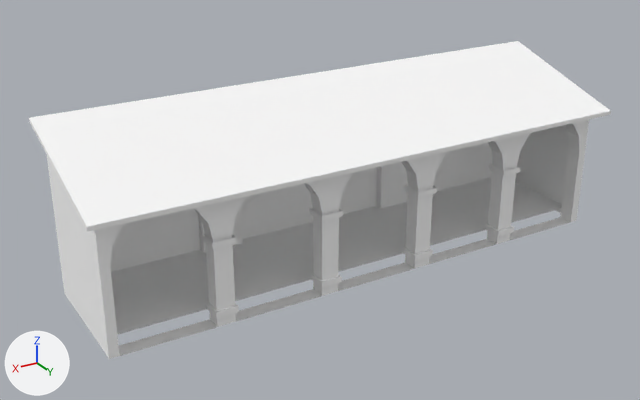
The glTF model games/yorimichi/assets/belmonte/meshes/SM_BM_BH_Chiostro.glb: old version first, new version second.
Before and after are seen from a 50 mm camera at (12.3, 19.27, 11.19) aimed at (0.77, 0.07, 1.59). Arrows for +X, +Y and +Z are at lower left; the lights stay in place. The first picture is the older version. Vertices at exactly the same position are counted once.

The scene before the commit, as lines of its bpy script (objects in view):
```python
me_sm_bh_chiostro = bpy.data.meshes.new('SM_BH_Chiostro')
me_sm_bh_chiostro.from_pydata(...)  # 438 vertices, 592 faces; spans x -7.8..7.8, y -1.8..2.3, z -0.3..4.6
# faces by material slot: [160, 264, 102, 2, 16, 28, 20]
me_sm_bh_chiostro.materials.append(mat_bm_000_m_stone_049)
me_sm_bh_chiostro.materials.append(mat_bm_001_m_ashlar_049)
me_sm_bh_chiostro.materials.append(mat_bm_002_m_plaster_028)
me_sm_bh_chiostro.materials.append(mat_bm_003_m_roof_028)
me_sm_bh_chiostro.materials.append(mat_bm_004_m_wood_028)
me_sm_bh_chiostro.materials.append(mat_bm_005_m_flag_002)
me_sm_bh_chiostro.materials.append(mat_bm_006_m_iron_021)
ob_sm_bm_bh_chiostro = bpy.data.objects.new('SM_BM_BH_Chiostro', me_sm_bh_chiostro)
ob_sm_bm_bh_chiostro.location = (0.0, 0.0, 0.0)
```
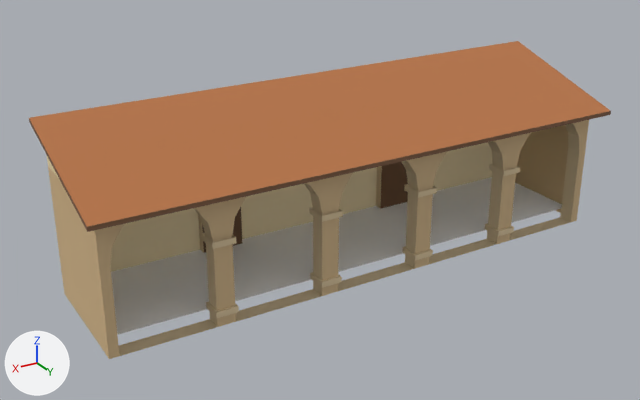
The change, as a list of edits to the scene's bpy script:
```text
Change me_sm_bh_chiostro:
    where me_sm_bh_chiostro.from_pydata(...)  # 438 vertices, 592 faces; spans x -7.8..7.8, y -1.8..2.3, z -0.3..4.6
    used by ob_sm_bm_bh_chiostro; location = (0.0, 0.0, 0.0)
    me_sm_bh_chiostro part 1: 592 faces centred in x -7.8..7.8, y -1.8..2.3, z -0.3..4.3 are repainted in the vertex colours; the middle colour goes from white #ffffff to beige #dec9a3
```

Pixel boxes (x1, y1, x2, y2) of what changed, in the pictures (640 x 400 px):
part 1 of me_sm_bh_chiostro, recoloured (white to beige)
    both: (29, 41, 611, 359)
